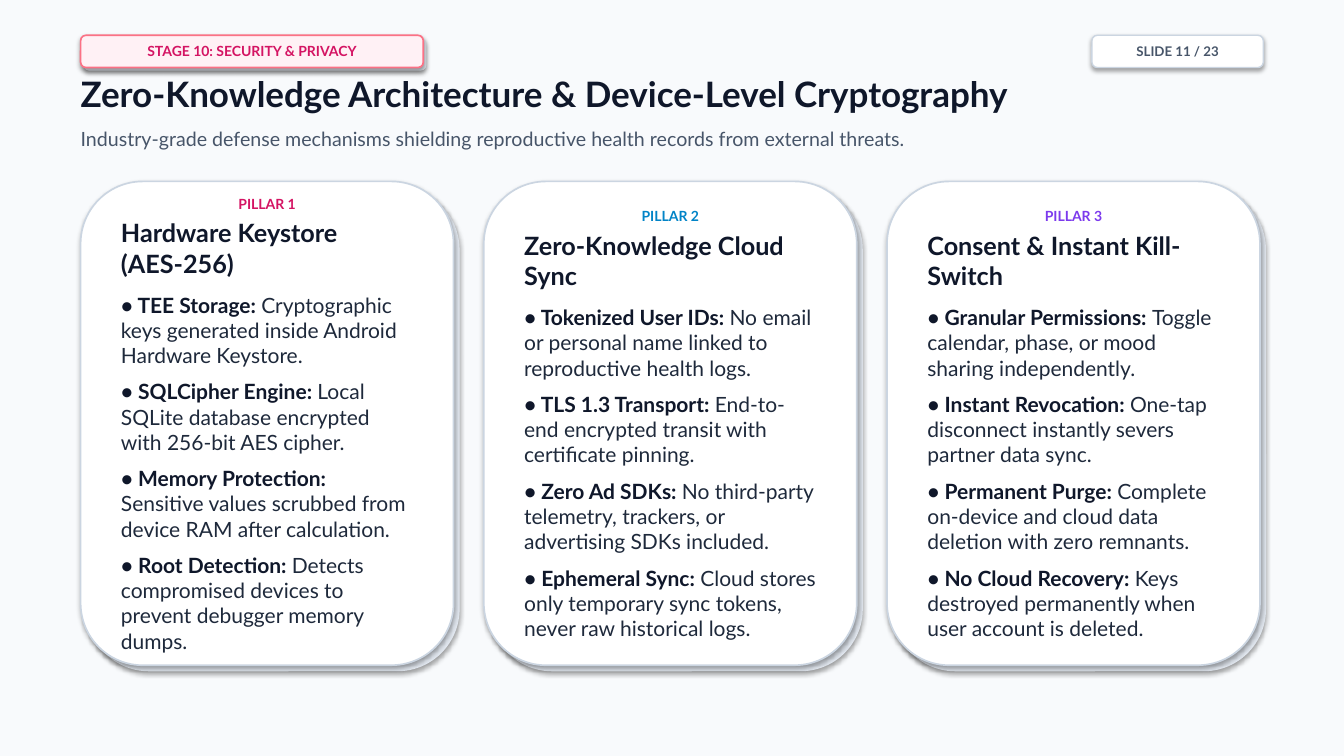
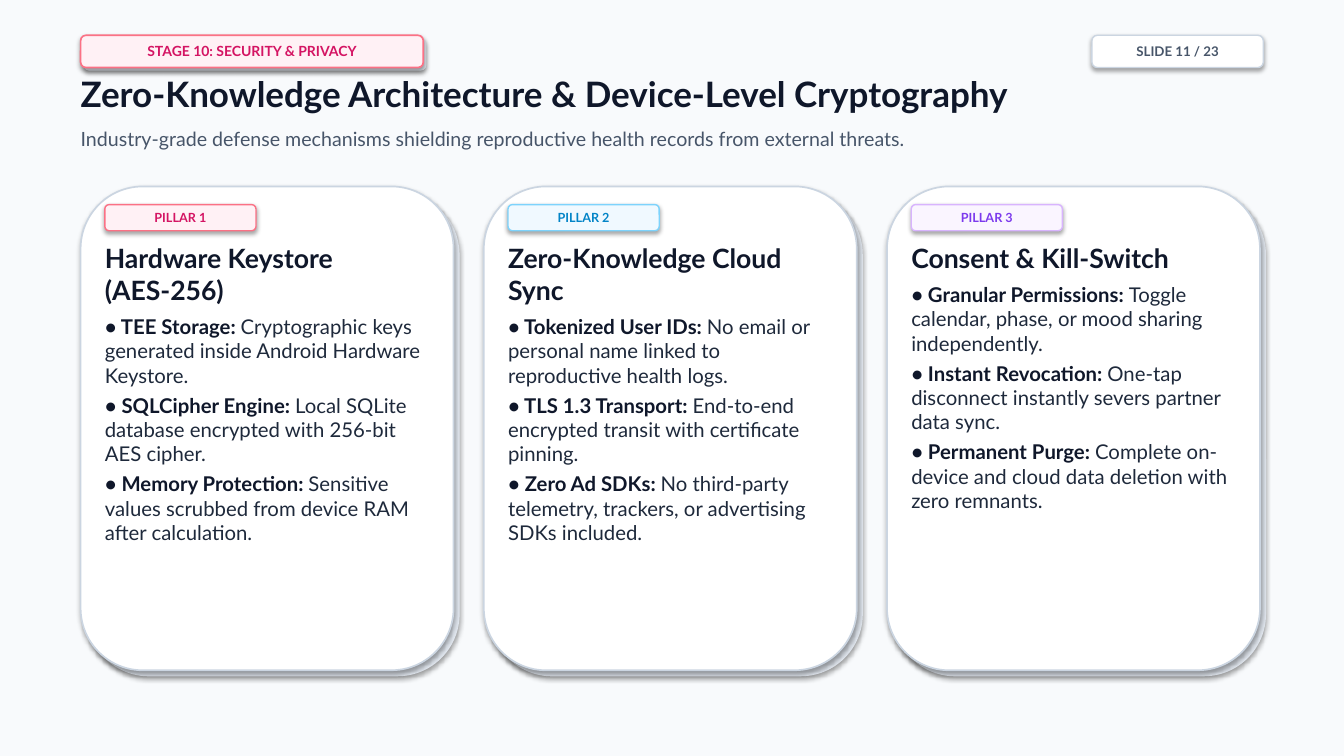
Before and after one commit to cyclecarehelpcenter-sudo/CycleCare, a slide deck: slide 11 of CycleCare_Project_Presentation.pptx. Drawn at 1344x756 pixels with LibreOffice and Linux fonts; fonts in the diff are those of the drawing. Boxes give left, top, right and bottom in pixels: in the first picture for what was removed or moved away, otherwise in the second. Text is boxed around its words. In the diff, an @@ line names an element or a change of style, - is before the commit and + after.

```diff
--- a/CycleCare_Project_Presentation.pptx
+++ b/CycleCare_Project_Presentation.pptx
@@ rounded rectangle: place and size @@
-rounded rectangle at (81, 181, 454, 665)
+rounded rectangle at (81, 187, 454, 670)
@@ rounded rectangle: place and size @@
-rounded rectangle at (87, 188, 460, 671)
+rounded rectangle at (87, 193, 460, 677)
@@ rounded rectangle added at (105, 205, 256, 231), fill #FFF1F5, outline #FB7185 1 pt, 9 pt, text #D41463, bold @@
+PILLAR 1
@@ text in rounded rectangle at (121, 199, 406, 653): text removed @@
-PILLAR 1
-Hardware Keystore (AES-256)
-• TEE Storage: Cryptographic keys generated inside Android Hardware Keystore.
-• SQLCipher Engine: Local SQLite database encrypted with 256-bit AES cipher.
-• Memory Protection: Sensitive values scrubbed from device RAM after calculation.
-• Root Detection: Detects compromised devices to prevent debugger memory dumps.
@@ rounded rectangle: place and size @@
-rounded rectangle at (490, 188, 863, 671)
+rounded rectangle at (484, 187, 857, 670)
@@ rounded rectangle at (484, 187, 857, 670): fill #E2E8F0 to #FFFFFF; outline none to #CBD5E1 1.2 pt @@
@@ rounded rectangle: place and size @@
-rounded rectangle at (893, 188, 1266, 671)
+rounded rectangle at (490, 193, 863, 677)
@@ rounded rectangle added at (508, 205, 659, 231), fill #F0F9FF, outline #7DD3FC 1 pt, 9 pt, text #0284C7, bold @@
+PILLAR 2
@@ rounded rectangle added at (887, 187, 1260, 670), fill #FFFFFF, outline #CBD5E1 1.2 pt @@
@@ rounded rectangle added at (893, 193, 1266, 677), fill #E2E8F0 @@
@@ rounded rectangle added at (911, 205, 1063, 231), fill #FAF5FF, outline #D8B4FE 1 pt, 9 pt, text #7C3AED, bold @@
+PILLAR 3
@@ text at (642, 210, 699, 221): paragraph removed @@
-PILLAR 2
@@ text added at (105, 248, 420, 540), 14.5 pt, text #1E293B @@
+Hardware Keystore (AES-256)
+• TEE Storage: Cryptographic keys generated inside Android Hardware Keystore.
+• SQLCipher Engine: Local SQLite database encrypted with 256-bit AES cipher.
+• Memory Protection: Sensitive values scrubbed from device RAM after calculation.
@@ text "Zero-Knowledge Cloud Sync": place and size @@
-text "Zero-Knowledge Cloud Sync" at (484, 181, 857, 665)
+text "Zero-Knowledge Cloud Sync" at (508, 248, 810, 540)
@@ text "Zero-Knowledge Cloud Sync" at (508, 248, 810, 540): size 18 to 19 pt in "Zero-Knowledge Cloud Sync"; size 15 to 14.5 pt in "• Tokenized User IDs: No email or ...", "• TLS 1.3 Transport: End-to-end encrypted transit ...", "• Zero Ad SDKs: No third-party telemetry, ..."; less space between paragraphs; vertical alignment middle to top; fill #FFFFFF to none; outline #CBD5E1 1.2 pt to none; shadow off @@
@@ text at (911, 248, 1169, 269): text changed; size 18 to 19 pt @@
-PILLAR 3
-Consent & Instant Kill-Switch
+Consent & Kill-Switch
@@ text "Consent & Kill-Switch": place and size @@
-text "Consent & Kill-Switch" at (887, 181, 1260, 665)
+text "Consent & Kill-Switch" at (911, 248, 1227, 508)
@@ text "Consent & Kill-Switch" at (911, 248, 1227, 508): vertical alignment middle to top; fill #FFFFFF to none; outline #CBD5E1 1.2 pt to none; shadow off @@
@@ text at (911, 287, 1227, 508): size 15 to 14.5 pt; less space between paragraphs @@
@@ text at (524, 570, 816, 640): paragraph removed @@
-• Ephemeral Sync: Cloud stores only temporary sync tokens, never raw historical logs.
@@ text at (927, 570, 1195, 636): paragraph removed @@
-• No Cloud Recovery: Keys destroyed permanently when user account is deleted.
```
Also in this commit, not shown: 22 other slides changed, 32 other files.
